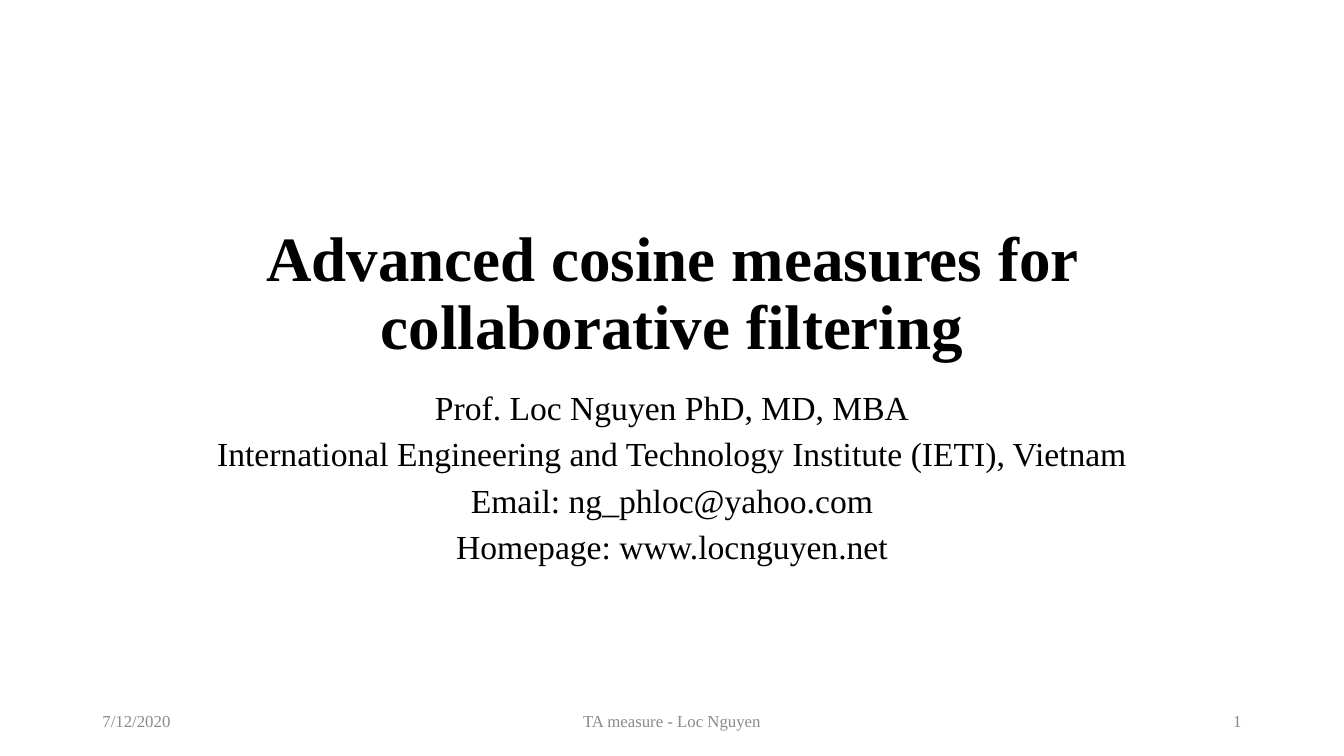
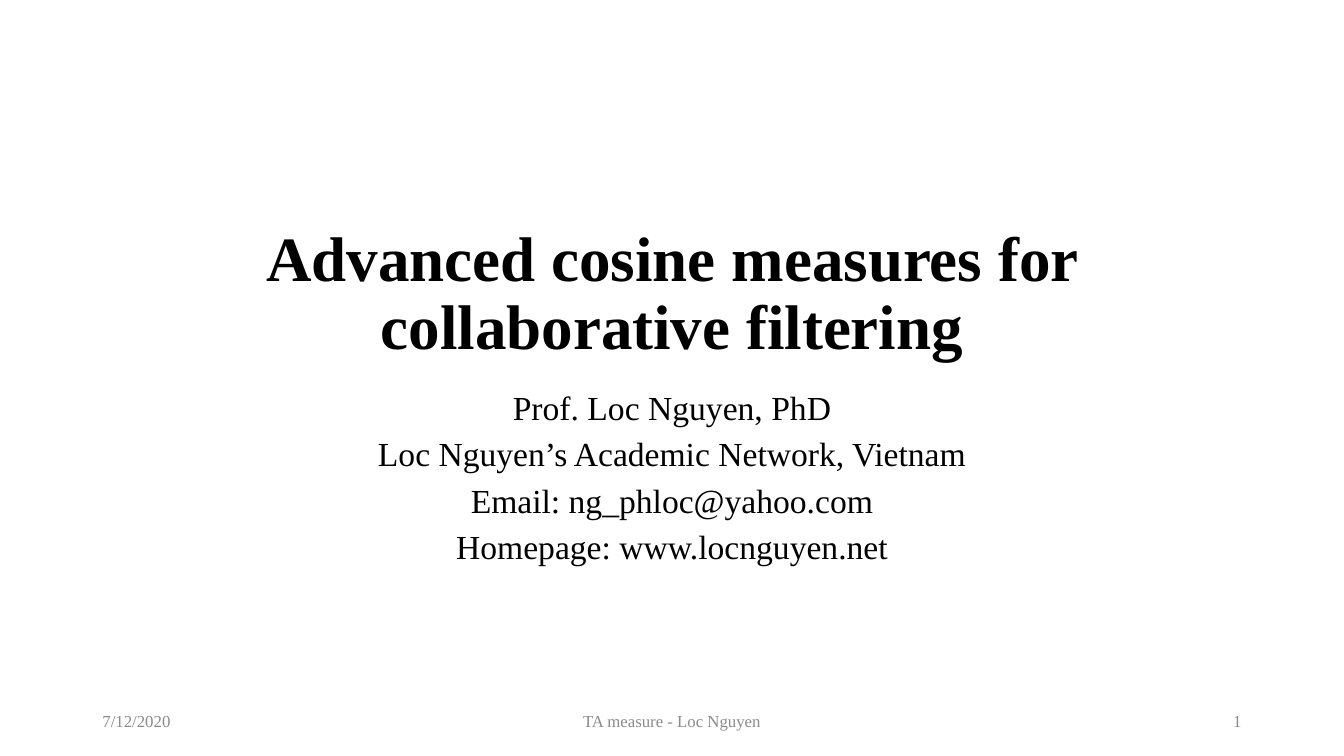
Before and after one commit to locnguyenacademic/sim, a slide deck: slide 1 of 2_design/ta/TA.pptx. Drawn at 1344x756 pixels with LibreOffice and Linux fonts; fonts in the diff are those of the drawing. Boxes give left, top, right and bottom in pixels: in the first picture for what was removed or moved away, otherwise in the second. Text is boxed around its words. In the diff, an @@ line names an element or a change of style, - is before the commit and + after.

Commit message:
Update slides.

```diff
--- a/2_design/ta/TA.pptx
+++ b/2_design/ta/TA.pptx
@@ subtitle at bbox=[378, 396, 966, 473]: text changed @@
-Prof. Loc Nguyen PhD, MD, MBA
-International Engineering and Technology Institute (IETI), Vietnam
+Prof. Loc Nguyen, PhD
+Loc Nguyen’s Academic Network, Vietnam
```
Also in this commit, not shown: 5 other slides changed, 11 slides added, 5 other files.
